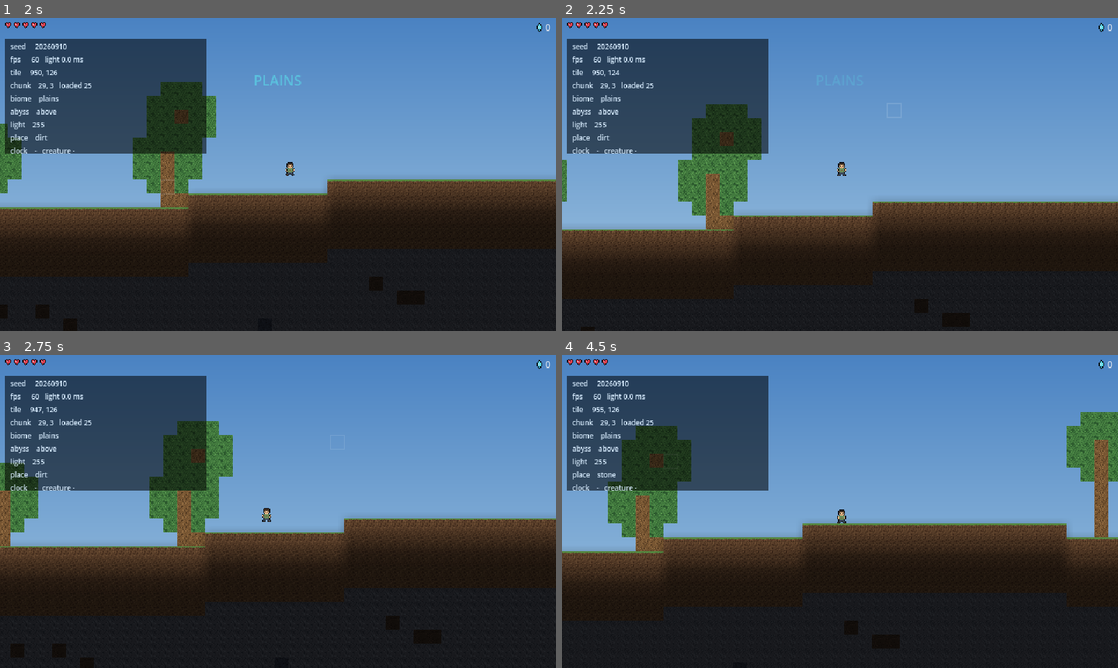
Above: before the commit, frames 1-4 (two rows, left to right).
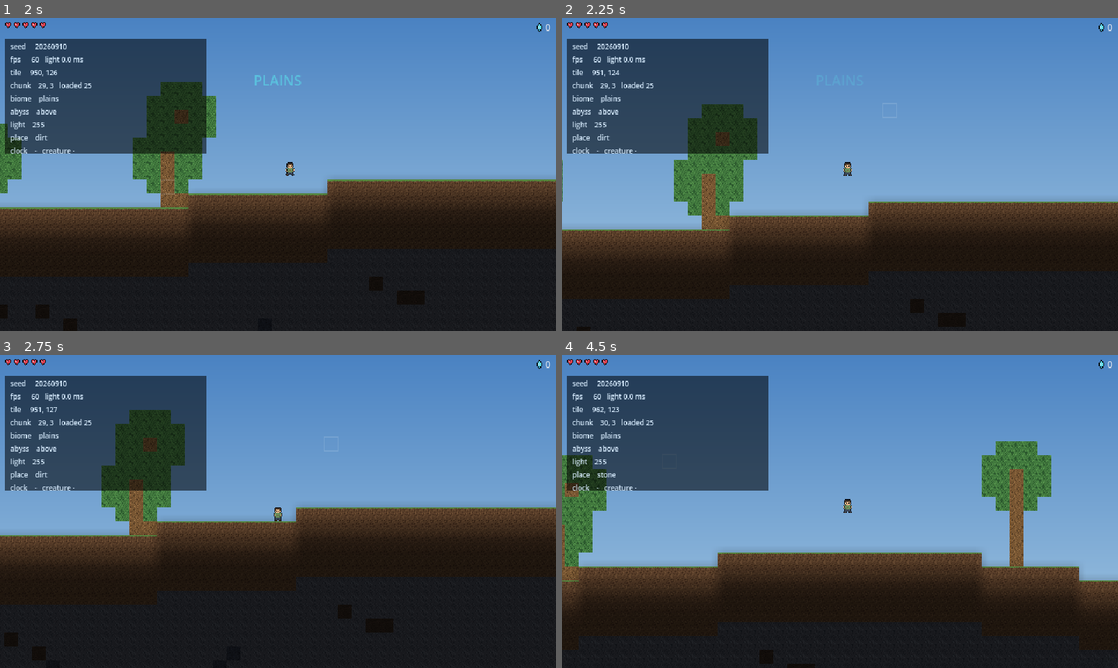
Above: after the commit, the same moments.

Repository: vinceovereem/abyssbound
Game: Godot game, scene res://tests/playtest/first_run.tscn
The game is run twice, just before and just after one commit, with the same random seed, the same clock (stepped at 60 frames per second) and the same inputs. This scene is started directly instead of the project's main scene.
Inputs (mouse positions are in pixels of both pictures, inside the frame that each line leads up to):
- Up to frame 1 (2 s): move the mouse to (400, 158) at 0.52 s; hold E (interact) 0.53-1.28 s; hold D (move_right) from 0.53 s (still down); tap Space (jump) at 0.77, 1.07, 1.52, 1.82 s; click (400, 158) at 0.8 s; move the mouse to (166, 190) at 1.27 s; click (166, 190) at 1.35 s; right-click (166, 190) at 1.55 s
- Up to frame 2 (2.25 s): move the mouse to (895, 105) at 2.02 s; release D (move_right) at 2.03 s; hold A (move_left) from 2.03 s (still down); hold Right mouse button (place) from 2.03 s (still down)
- Up to frame 3 (2.75 s): keep holding A (move_left); keep holding Right mouse button (place); tap Space (jump) at 2.3 s
- Up to frame 4 (4.5 s): move the mouse to (812, 574) at 2.77 s; release A (move_left) at 2.78 s; release Right mouse button (place) at 2.78 s; hold D (move_right) 2.78-4.28 s; tap Space (jump) at 2.85, 3.02, 3.32, 3.77, 4.07 s; tap E (interact) at 3.05, 4.35 s; move the mouse to (1006, 558) at 3.52 s; hold Q (cycle_place) 3.53-4.28 s; click (1006, 558) at 3.8 s; move the mouse to (673, 464) at 4.27 s; hold A (move_left) from 4.28 s (still down)

Frame 1 is identical in both runs. In frame 2, 3.0% of the frame differs, in the area x 0-100%, y 16-100%; in frame 3, 16%; in frame 4, 27%.

Commit message:
say how to play it, and check the browser build in CI
Convenience scripts, --start flag, browser smoke check, README correction.

Diff:
--- a/scripts/title.gd
+++ b/scripts/title.gd
@@ -8,12 +8,25 @@
 
 func _ready() -> void:
 	Ui.set_gameplay_visible(false)
+
+	# Skip straight into the world. Play scripts and the browser check use this
+	# so they do not have to get a key press through a focused canvas, and it is
+	# quicker for anyone testing a particular seed:
+	#   ./tools/play.sh --start --seed=7
+	#   index.html?start&seed=7
+	if BootConfig.has("start"):
+		call_deferred("_begin")
+		return
 	var tween := create_tween().set_loops()
 	tween.tween_property(prompt, "modulate:a", 0.25, 0.7)
 	tween.tween_property(prompt, "modulate:a", 1.0, 0.7)
 
 
+func _begin() -> void:
+	Game.change_zone(FIRST_ZONE, "Aerenfall")
+
+
 func _unhandled_input(event: InputEvent) -> void:
 	if event.is_action_pressed("jump") or event.is_action_pressed("interact"):
 		get_viewport().set_input_as_handled()
-		Game.change_zone(FIRST_ZONE, "Aerenfall")
+		_begin()
--- a/scripts/world.gd
+++ b/scripts/world.gd
@@ -20,6 +20,7 @@
 
 var _camera: Camera2D
 var _last_centre := Vector2i(-9999, -9999)
+var _web_tick := 0
 
 ## Set before the node enters the tree to override what BootConfig would give.
 ## Playtest scripts use these to jump straight to what they are inspecting.
@@ -55,7 +56,7 @@
 	add_child(lighting)
 	lighting.setup(store)
 	mining.tile_changed.connect(func(_x: int, _y: int) -> void: lighting.mark_dirty())
-	lighting.update(player_tile())
+	lighting.update_now(player_tile())
 
 	debug_overlay = preload("res://scenes/ui/debug_overlay.tscn").instantiate()
 	debug_overlay.world = self
@@ -102,6 +103,7 @@
 	var tile := player_tile()
 	sky.update_for_depth(tile.y)
 	lighting.update(tile)
+	_publish_web_stats(tile)
 	var centre := store.chunk_coord(tile.x, tile.y)
 	if centre != _last_centre:
 		_last_centre = centre
@@ -118,3 +120,26 @@
 	_last_centre = centre
 	player.global_position = Vector2(tile_x * TILE + TILE * 0.5, tile_y * TILE)
 	player.velocity = Vector2.ZERO
+
+
+## In a browser, hand the page what the F3 overlay shows.
+##
+## A headless CI browser renders in software and its frame rate says nothing
+## about real hardware, so this is not a performance gate. It is how an
+## automated check confirms the build actually reached the point of running,
+## and how a real browser can be asked for a real number.
+func _publish_web_stats(tile: Vector2i) -> void:
+	if not OS.has_feature("web"):
+		return
+	_web_tick += 1
+	if _web_tick % 30 != 0:
+		return
+	JavaScriptBridge.eval("window.__abyss=%s;" % JSON.stringify({
+		"ready": true,
+		"fps": Engine.get_frames_per_second(),
+		"seed": store.world_seed(),
+		"tile": [tile.x, tile.y],
+		"biome": store.gen.biome_name(tile.x),
+		"light_ms": lighting.last_ms,
+		"chunks": renderer.loaded_count(),
+	}), true)
--- a/scripts/world/boot_config.gd
+++ b/scripts/world/boot_config.gd
@@ -29,15 +29,13 @@
 			if pair.is_empty():
 				continue
 			var bits := pair.split("=")
-			if bits.size() == 2:
-				_args[bits[0]] = bits[1]
+			_args[bits[0]] = bits[1] if bits.size() == 2 else "1"
 
 	for arg in raw:
 		if not arg.begins_with("--"):
 			continue
 		var bits := arg.trim_prefix("--").split("=")
-		if bits.size() == 2:
-			_args[bits[0]] = bits[1]
+		_args[bits[0]] = bits[1] if bits.size() == 2 else "1"
 
 
 static func has(key: String) -> bool:
--- a/scripts/world/lighting.gd
+++ b/scripts/world/lighting.gd
@@ -47,6 +47,13 @@
 var _db: TileDB
 var _dirty := true
 var last_ms := 0.0
+## A pass is split across two frames. Compiled to wasm the whole thing costs
+## about 26 ms, which is a dropped frame every time the window drifts or a tile
+## is dug. Half of it comfortably fits instead, and light arriving a frame late
+## is not something anyone can see.
+var _phase := 0
+var last_phase_ms := 0.0
+var _pass_ms := 0.0
 
 
 func setup(chunk_store: ChunkStore) -> void:
@@ -89,11 +96,43 @@
 ## too far or a tile changed.
 func update(centre: Vector2i) -> void:
 	var wanted := Vector2i(centre.x - REGION_W / 2, centre.y - REGION_H / 2)
-	if not _dirty and absi(wanted.x - _origin.x) < MARGIN and absi(wanted.y - _origin.y) < MARGIN:
+	if _phase == 0 and not _dirty \
+			and absi(wanted.x - _origin.x) < MARGIN and absi(wanted.y - _origin.y) < MARGIN:
 		return
-	_origin = wanted
-	_dirty = false
-	_recompute()
+	if _phase == 0:
+		_origin = wanted
+		_dirty = false
+		_phase = 1
+
+	# Four steps, not two. The sweeps are most of the cost, so splitting them
+	# from the read is not enough on its own: one round of sweeps alone is
+	# still a dropped frame in wasm.
+	var start := Time.get_ticks_usec()
+	match _phase:
+		1:
+			_read_tiles()
+			_sunlight()
+			_phase = 2
+		2:
+			_sweep_round()
+			_phase = 3
+		3:
+			_sweep_round()
+			_phase = 4
+		_:
+			_apply_ambient()
+			_write_image()
+			_phase = 0
+	last_phase_ms = float(Time.get_ticks_usec() - start) / 1000.0
+	_pass_ms += last_phase_ms
+	if _phase == 0:
+		last_ms = _pass_ms
+		_pass_ms = 0.0
+
+
+## True when no pass is part way through. Playtests wait on this.
+func is_idle() -> bool:
+	return _phase == 0
 
 
 func light_at(x: int, y: int) -> int:
@@ -104,24 +143,39 @@
 	return _light[ly * REGION_W + lx]
 
 
-func _recompute() -> void:
+## The whole pass at once. Tests and playtests want the answer immediately
+## rather than on the next frame.
+func update_now(centre: Vector2i) -> void:
+	_origin = Vector2i(centre.x - REGION_W / 2, centre.y - REGION_H / 2)
+	_dirty = false
+	_phase = 0
 	var start := Time.get_ticks_usec()
 	_read_tiles()
 	_sunlight()
-	# Two rounds of four sweeps is enough for a torch to fill a room.
-	for round in 2:
-		_sweep_x(1)
-		_sweep_x(-1)
-		_sweep_y(1)
-		_sweep_y(-1)
-
+	_spread()
+	_write_image()
+	last_ms = float(Time.get_ticks_usec() - start) / 1000.0
+
+
+## Two rounds of four sweeps is enough for a torch to fill a room.
+func _spread() -> void:
+	_sweep_round()
+	_sweep_round()
+	_apply_ambient()
+
+
+func _sweep_round() -> void:
+	_sweep_x(1)
+	_sweep_x(-1)
+	_sweep_y(1)
+	_sweep_y(-1)
+
+
+func _apply_ambient() -> void:
 	var n := REGION_W * REGION_H
 	for i in n:
 		if _light[i] < AMBIENT:
 			_light[i] = AMBIENT
-
-	_write_image()
-	last_ms = float(Time.get_ticks_usec() - start) / 1000.0
 
 
 ## Copy the window's tiles into flat arrays.
--- a/tests/playtest/first_run.gd
+++ b/tests/playtest/first_run.gd
@@ -61,7 +61,12 @@
 		_fps_samples.append(Engine.get_frames_per_second())
 
 
+## Headless has no renderer, so there is nothing to capture. Run this one
+## headless for the assertions, which are fast and do not depend on the window
+## having focus, and use postcards.tscn for pictures.
 func _shot(name: String) -> void:
+	if DisplayServer.get_name() == "headless":
+		return
 	await RenderingServer.frame_post_draw
 	get_viewport().get_texture().get_image().save_png("%s/%s.png" % [_dir, name])
 
@@ -81,6 +86,10 @@
 func _walk() -> void:
 	print("\nwalking east toward the Abyss")
 	var start: Vector2i = world.player_tile()
+	# Re-pressed every frame on purpose. Godot releases every held action when
+	# the window loses focus, and a window launched from a shell often never
+	# has focus, so a single action_press quietly does nothing and the player
+	# stands still while the test reports the ground is impassable.
 	Input.action_press("move_right")
 	# Jump when we stop making progress, which is what a player does at a
 	# ledge. Natural terrain has one tile steps all over it and this controller
@@ -89,6 +98,7 @@
 	var last_x: float = world.player.global_position.x
 	for i in 240:
 		await get_tree().physics_frame
+		Input.action_press("move_right")
 		_fps_samples.append(Engine.get_frames_per_second())
 		if i % 20 == 19:
 			var progress: float = world.player.global_position.x - last_x
@@ -121,9 +131,9 @@
 	_ok("there is ground to dig", before != 0)
 
 	world.mining.aim_override = Vector2(target.x * 16 + 8, target.y * 16 + 8)
-	Input.action_press("mine")
 	var broke := false
 	for i in 240:
+		Input.action_press("mine")
 		await get_tree().physics_frame
 		_fps_samples.append(Engine.get_frames_per_second())
 		if world.store.get_fg(target.x, target.y) == 0:
@@ -163,8 +173,9 @@
 	var before_light: int = world.lighting.light_at(spot.x, spot.y)
 
 	world.mining.aim_override = Vector2(spot.x * 16 + 8, spot.y * 16 + 8)
-	Input.action_press("place")
-	await _settle(4)
+	for i in 6:
+		Input.action_press("place")
+		await get_tree().physics_frame
 	Input.action_release("place")
 	await _settle(10)
 
@@ -172,7 +183,7 @@
 	_ok("right click places the selected tile", placed,
 		db.name_of.get(world.store.get_fg(spot.x, spot.y), "?"))
 	world.lighting.mark_dirty()
-	world.lighting.update(world.player_tile())
+	world.lighting.update_now(world.player_tile())
 	if placed:
 		_ok("the torch makes the place brighter",
 			world.lighting.light_at(spot.x, spot.y) >= before_light,
--- a/tests/playtest/postcards.gd
+++ b/tests/playtest/postcards.gd
@@ -67,7 +67,7 @@
 		world.store.set_fg(t.x + 3, t.y, TileDB.get_db().id("torch"))
 		world.renderer.refresh(world.store.chunk_coord(t.x, t.y), 2)
 		world.lighting.mark_dirty()
-		world.lighting.update(t)
+		world.lighting.update_now(t)
 		for i in 5:
 			await get_tree().physics_frame
 
--- a/tests/world_test.gd
+++ b/tests/world_test.gd
@@ -297,7 +297,7 @@
 	var db := TileDB.get_db()
 
 	var surface := store.gen.surface_height(300)
-	lighting.update(Vector2i(300, surface))
+	lighting.update_now(Vector2i(300, surface))
 
 	_ok("open sky is fully lit", lighting.light_at(300, surface - 3) >= 250,
 		"%d" % lighting.light_at(300, surface - 3))
@@ -307,7 +307,7 @@
 
 	# Deep underground with nothing burning: dark, but never so dark the screen
 	# is blank. That reads as a bug, not as a cave.
-	lighting.update(Vector2i(300, 400))
+	lighting.update_now(Vector2i(300, 400))
 	var deep: int = lighting.light_at(300, 400)
 	_ok("deep rock is dark", deep < 90, "%d" % deep)
 	_ok("deep rock is never pitch black", deep >= Lighting.AMBIENT, "%d" % deep)
@@ -318,20 +318,50 @@
 		for dy in range(-3, 3):
 			store.set_fg(room.x + dx, room.y + dy, 0)
 	lighting.mark_dirty()
-	lighting.update(room)
+	lighting.update_now(room)
 	var unlit: int = lighting.light_at(room.x + 2, room.y)
 
 	store.set_fg(room.x, room.y, db.id("torch"))
 	lighting.mark_dirty()
-	lighting.update(room)
+	lighting.update_now(room)
 	var lit: int = lighting.light_at(room.x + 2, room.y)
 	_ok("a torch lights the room around it", lit > unlit + 60,
 		"%d -> %d" % [unlit, lit])
 	_ok("torch light falls off with distance",
 		lighting.light_at(room.x + 1, room.y) > lighting.light_at(room.x + 4, room.y))
 
-	_ok("a light pass fits in a frame budget", lighting.last_ms < 16.0,
+	_ok("a whole light pass fits in a frame budget", lighting.last_ms < 16.0,
 		"%.2f ms" % lighting.last_ms)
+
+	# The pass is split over two frames, because compiled to wasm the whole
+	# thing costs about 26 ms. Two incremental calls must land on exactly the
+	# same light as doing it in one go, or the split is a rendering bug.
+	var probe := Vector2i(300, 400)
+	lighting.update_now(probe)
+	var expected: Array[int] = []
+	for dx in [-20, -8, 0, 7, 19]:
+		expected.append(lighting.light_at(probe.x + dx, probe.y))
+
+	var split: Node = load("res://scripts/world/lighting.gd").new()
+	world.add_child(split)
+	split.setup(store)
+	split.update(probe)
+	var worst: float = split.last_phase_ms
+	for i in 8:
+		if split.is_idle():
+			break
+		split.update(probe)
+		worst = maxf(worst, split.last_phase_ms)
+	var got: Array[int] = []
+	for dx in [-20, -8, 0, 7, 19]:
+		got.append(split.light_at(probe.x + dx, probe.y))
+
+	_ok("splitting the pass over two frames gives the same light",
+		got == expected, "%s vs %s" % [got, expected])
+	_ok("no single step of a split pass is close to a frame",
+		worst < lighting.last_ms * 0.55,
+		"worst step %.2f ms of a %.2f ms pass" % [worst, lighting.last_ms])
+	split.queue_free()
 
 	world.queue_free()
 	await get_tree().process_frame
Not shown, changed: .github/workflows/ci.yml
Not shown, changed: CLAUDE.md
Not shown, changed: README.md
Not shown, changed: docs/playtest-log.md
Not shown, added: tests/playtest/browser_check.mjs
Not shown, added: tools/play.sh
Not shown, added: tools/serve_web.sh
